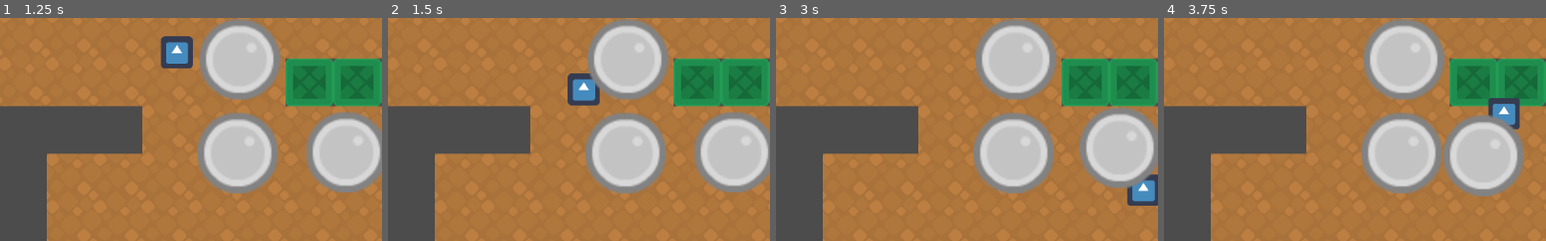
Above: before the commit, frames 1-4 (left to right).
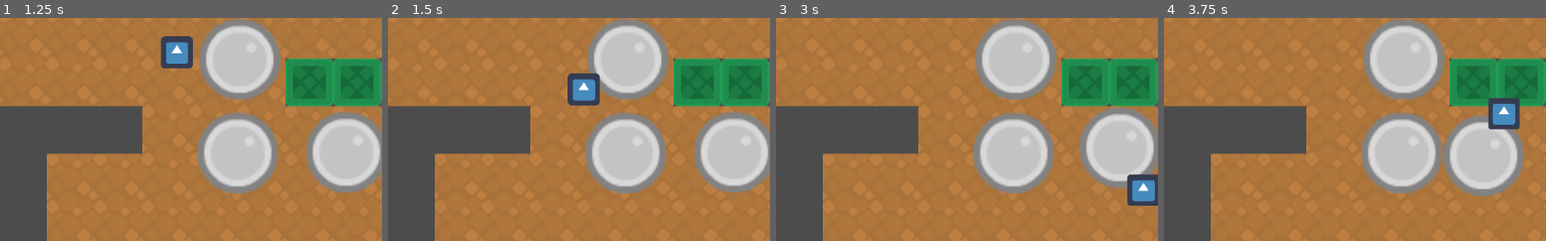
Above: after the commit, the same moments.

Repository: lendroit/welcome_thomas
Game: Godot game, scene res://World.tscn
Same seed, same stepped clock (60 frames per second), same inputs: the game is played once before the commit and once after it. The engine's default icon, where the game draws it, is replaced by a stand-in: a white triangle on a blue panel in a dark square.
Inputs:
- Up to frame 1 (1.25 s): tap Enter (ui_accept) at 0.5, 0.77 s; hold Right (ui_right) from 0.53 s (still down)
- Up to frame 2 (1.5 s): release Right (ui_right) at 1.28 s; hold Down (ui_down) from 1.28 s (still down)
- Up to frame 3 (3 s): tap Enter (ui_accept) at 1.52 s; release Down (ui_down) at 2.03 s; hold Right (ui_right) 2.03-2.78 s; hold Up (ui_up) from 2.78 s (still down)
- Up to frame 4 (3.75 s): tap Enter (ui_accept) at 3.02 s; release Up (ui_up) at 3.53 s; hold Left (ui_left) from 3.53 s (still down)
The pictures show only the part of the screen within x 31-81%, y 44-94%; the shares and areas given below are measured in that part.

Frame 1 is identical in both runs. In frame 2, 0.1% of the frame differs, in the area x 52-56%, y 24-32%; in frame 3, 0.2%; in frame 4, 0.3%, in the area x 84-92%, y 43-50%.

Commit message:
fix: fix wrong elements order

Diff:
--- a/World.tscn
+++ b/World.tscn
@@ -13,9 +13,6 @@
 [node name="Barrel" parent="." instance=ExtResource( 3 )]
 position = Vector2( 207.567, 200.354 )
 
-[node name="Player" parent="." instance=ExtResource( 1 )]
-position = Vector2( 355.027, 311.751 )
-
 [node name="Barrel2" parent="." instance=ExtResource( 3 )]
 position = Vector2( 259.659, 319.765 )
 
@@ -30,3 +27,6 @@
 
 [node name="Mayan5" parent="." instance=ExtResource( 4 )]
 position = Vector2( 642.596, 320.964 )
+
+[node name="Player" parent="." instance=ExtResource( 1 )]
+position = Vector2( 355.027, 311.751 )
